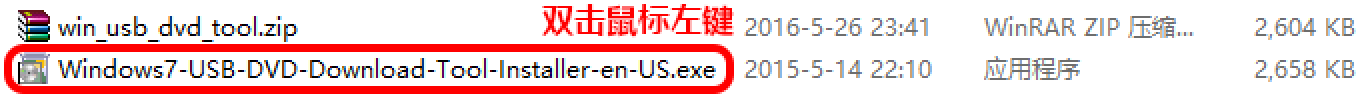
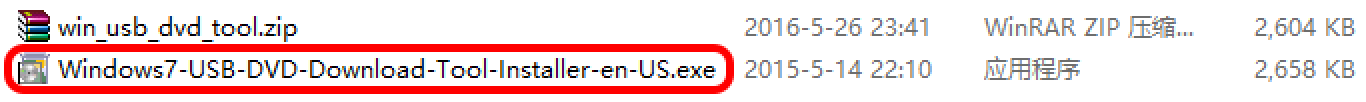
Layers edited between the first and the second 1366x102 image:
removed layer "双击鼠标左键" over box(542, 4, 734, 38)
